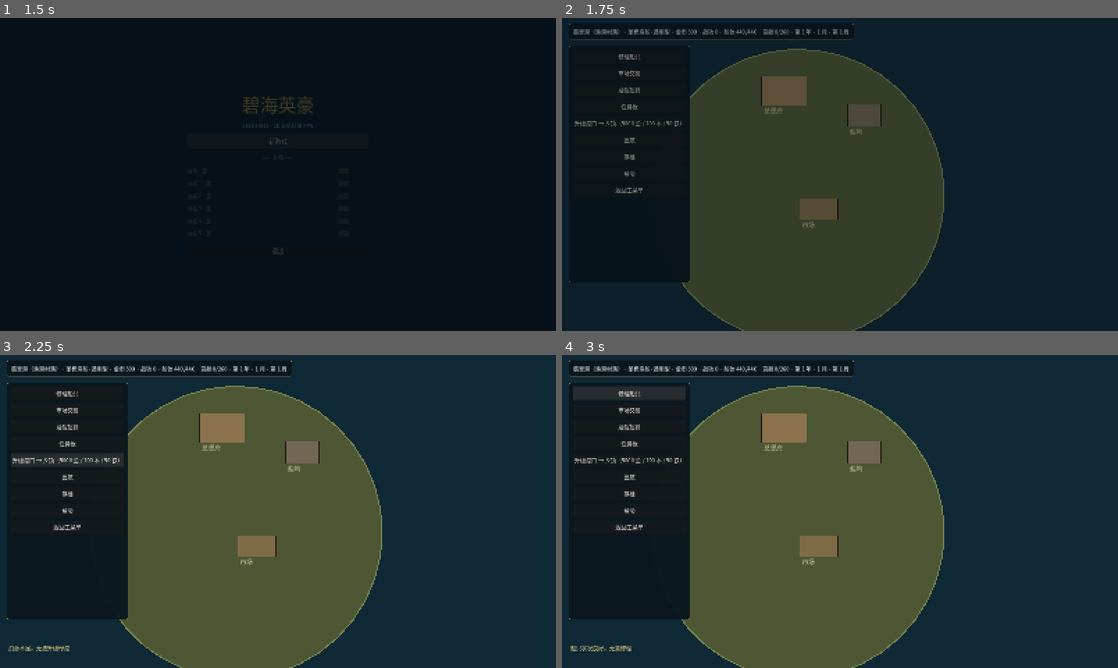
Above: before the commit, frames 1-4 (two rows, left to right).
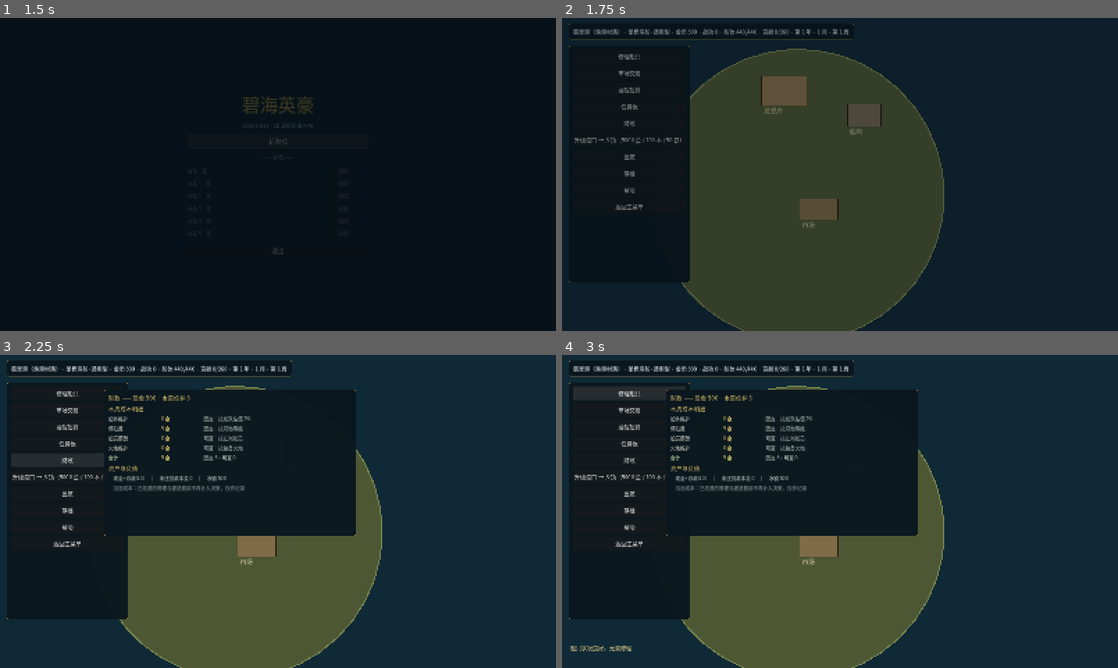
Above: after the commit, the same moments.

Repository: lucifermbbgh/OceanHero
Game: Godot game, scene res://scenes/main.tscn
Two runs of this game, one before a commit and one after it. Both use one fixed random seed, a clock stepped at 60 frames per second and the inputs below.
Inputs (mouse positions are in pixels of both pictures, inside the frame that each line leads up to):
- Up to frame 1 (1.5 s): tap Enter at 0.5 s; move the mouse to (400, 158) at 0.52 s; hold D (steer_right) 0.53-1.25 s; tap B at 0.6 s; click (400, 158) at 0.67 s; tap Space at 0.77 s; click "新游戏" at 1.25 s
- Up to frame 2 (1.75 s): no input
- Up to frame 3 (2.25 s): click (66, 461) at 2 s, where only the run after the commit has a clickable "财政"
- Up to frame 4 (3 s): click "修理船只" at 2.75 s

Frame 1 is identical in both runs. In frame 2, 0.5% of the frame differs, in the area x 2-22%, y 32-62%; in frame 3, 19%, in the area x 1-64%, y 11-95%; in frame 4, 18%.

Commit message:
feat(0.15.0-alpha): 成本结构、规模报酬、投资边际递减
- 周维护费拆分：船体维护 + 停泊费（固定）＋ 船员薪酬 + 火炮维护（可变）
- 新增「财政」页签：四项成本明细、合计、资产/负债、沉没成本说明
- 港口显示规模报酬类型：村落 0.90 递减 / 乡镇 1.00 不变 / 城市 1.15 递增
- 投资折扣改为归一化连续曲线，150,000 处正好 50%（预设上限）
- 投资面板显示当前折扣与边际回报率（%/千金）
- 周结算播报「本周维护 N 金（固定 X / 可变 Y）」
- 版本号 0.15.0-alpha；集成 527 全绿

Diff:
--- a/project.godot
+++ b/project.godot
@@ -15,7 +15,7 @@
 run/main_scene="res://scenes/main.tscn"
 config/features=PackedStringArray("4.7", "GL Compatibility")
 config/icon="res://icon.svg"
-config/version="0.14.0-alpha"
+config/version="0.15.0-alpha"
 [autoload]
 
 EventBus="*res://scripts/core/event_bus.gd"
--- a/scripts/base/base_scene.gd
+++ b/scripts/base/base_scene.gd
@@ -122,6 +122,7 @@
 		_action_button(vb, "交易所", _toggle_exchange)
 	if GameState.home_has("reputation"):
 		_action_button(vb, "声望与战功", _toggle_rep)
+	_action_button(vb, "财政", _toggle_finance)
 	if GameState.home_port_tier >= 3:
 		_action_button(vb, "银行", _toggle_bank)
 		_action_button(vb, "黑市", _toggle_black)
@@ -229,6 +230,22 @@
 	quest_list.add_theme_constant_override("separation", 5)
 	quest_list.custom_minimum_size = Vector2(710, 0)
 	qscroll.add_child(quest_list)
+
+	# 财政面板
+	finance_root = PanelContainer.new()
+	finance_root.position = Vector2(300, 100)
+	finance_root.custom_minimum_size = Vector2(700, 420)
+	finance_root.add_theme_stylebox_override("panel", _panel_style())
+	finance_root.visible = false
+	root.add_child(finance_root)
+	var fscroll := ScrollContainer.new()
+	fscroll.custom_minimum_size = Vector2(670, 390)
+	fscroll.horizontal_scroll_mode = ScrollContainer.SCROLL_MODE_DISABLED
+	finance_root.add_child(fscroll)
+	finance_list = VBoxContainer.new()
+	finance_list.add_theme_constant_override("separation", 6)
+	finance_list.custom_minimum_size = Vector2(650, 0)
+	fscroll.add_child(finance_list)
 
 	# 银行面板
 	bank_root = PanelContainer.new()
@@ -1554,6 +1571,50 @@
 	_rebuild_tavern()
 
 ## 升级按钮文案：满级显示当前等级，否则显示所需资源
+# ---------------- 财政（0.15） ----------------
+
+var finance_root: PanelContainer = null
+var finance_list: VBoxContainer = null
+
+func _toggle_finance() -> void:
+	if finance_root.visible:
+		finance_root.visible = false
+		return
+	_rebuild_finance()
+	finance_root.visible = true
+
+func _rebuild_finance() -> void:
+	for c in finance_list.get_children():
+		c.queue_free()
+	var up: Dictionary = GameState.weekly_upkeep()
+	_yard_title_to(finance_list, "财政 —— 现金 %d · 本周维护 %d" % [GameState.gold, int(up.get("total", 0))])
+	_yard_title_to(finance_list, "本周成本明细")
+	for row in [["船体维护", int(up.get("hull", 0)), "固定 · 按船队估值 2%"],
+			["停泊费", int(up.get("berth", 0)), "固定 · 按母港等级"],
+			["船员薪酬", int(up.get("crew", 0)), "可变 · 按在岗船员"],
+			["火炮维护", int(up.get("cannon", 0)), "可变 · 按装备火炮"]]:
+		var hb := HBoxContainer.new()
+		hb.add_theme_constant_override("separation", 12)
+		finance_list.add_child(hb)
+		hb.add_child(_lbl(String(row[0]), 140))
+		hb.add_child(_lbl("%d 金" % int(row[1]), 110, Color(0.9, 0.82, 0.45)))
+		hb.add_child(_lbl(String(row[2]), 260, Color(0.7, 0.76, 0.72)))
+	var tot := HBoxContainer.new()
+	tot.add_theme_constant_override("separation", 12)
+	finance_list.add_child(tot)
+	tot.add_child(_lbl("合计", 140, Color(0.8, 0.9, 0.7)))
+	tot.add_child(_lbl("%d 金" % int(up.get("total", 0)), 110, Color(0.95, 0.9, 0.5)))
+	tot.add_child(_lbl("固定 %d + 可变 %d" % [int(up.get("fixed", 0)), int(up.get("variable", 0))],
+		260, Color(0.7, 0.76, 0.72)))
+
+	_yard_title_to(finance_list, "资产与负债")
+	var assets := GameState.gold + GameState.bank_deposited()
+	finance_list.add_child(_lbl("　现金+存款 %d　｜　未还贷款本息 %d　｜　净额 %d" % [
+		assets, GameState.loan_exposure(), assets - GameState.loan_exposure()],
+		700, Color(0.78, 0.85, 0.8)))
+	finance_list.add_child(_lbl("　沉没成本：已花费的修理与建造费用不再计入决策，仅作记录",
+		700, Color(0.62, 0.68, 0.66)))
+
 # ---------------- 银行（0.12） ----------------
 
 func _toggle_bank() -> void:
--- a/scripts/core/game_state.gd
+++ b/scripts/core/game_state.gd
@@ -760,6 +760,32 @@
 
 func cargo_free() -> float:
 	return maxf(0.0, float(cargo_capacity()) - cargo_used())
+
+# ---------------- 成本结构（0.15） ----------------
+
+## 每周维护费明细：{hull, berth, crew, cannon, total, fixed, variable}
+func weekly_upkeep() -> Dictionary:
+	var hull := 0
+	for s in ships_owned:
+		var p := 5000.0
+		if s is Resource and s.get("price") != null:
+			p = float(s.get("price"))
+		hull += int(round(p * 0.02))
+	var berth := 0
+	match home_port_tier:
+		1: berth = 5
+		2: berth = 15
+		3: berth = 40
+	var crew := assigned_wages()
+	var cannon := 0
+	for g in gear_owned:
+		var gd: Resource = DataRegistry.get_gear(g)
+		if gd != null and String(gd.get("slot")) == "cannon":
+			cannon += 8
+	var fixed := hull + berth
+	var variable := crew + cannon
+	return {"hull": hull, "berth": berth, "crew": crew, "cannon": cannon,
+		"fixed": fixed, "variable": variable, "total": fixed + variable}
 
 # ---------------- 价格漂移与市场事件（0.13） ----------------
 
@@ -1251,8 +1277,19 @@
 			lv = i + 1
 	return clampi(lv, 1, 5)
 
+## 投资折扣：连续曲线，150,000 处达到上限 50%
+const INVEST_CAP := 150000.0
+const INVEST_K := 1.6
+const INVEST_MAX_DISCOUNT := 50.0
+
 func island_discount(key: String) -> int:
-	return int(ISLAND_DISCOUNTS[island_level(key) - 1])
+	var invested := float(int(island_investment.get(key, 0)))
+	return int(round(EconMath.diminishing_discount(invested, INVEST_CAP, INVEST_MAX_DISCOUNT, INVEST_K)))
+
+## 边际回报（百分比/千金）
+func island_marginal_discount(key: String) -> float:
+	var invested := float(int(island_investment.get(key, 0)))
+	return EconMath.marginal_discount(invested, INVEST_CAP, INVEST_MAX_DISCOUNT, INVEST_K, 1000.0)
 
 func island_next_threshold(key: String) -> int:
 	var lv := island_level(key)
--- a/scripts/sea/sea_scene.gd
+++ b/scripts/sea/sea_scene.gd
@@ -511,12 +511,19 @@
 	var invested := GameState.island_invested(ikey)
 	var next_need := GameState.island_next_threshold(ikey)
 	var prog = GameState.island_upgrade_progress(ikey)
-	var inv_line := "投资 Lv%d · %d / %d · 买入折扣 %d%%" % [lv, invested, next_need, disc]
+	var marg_d: float = GameState.island_marginal_discount(ikey)
+	var inv_line := "投资 %d / %d · 买入折扣 %d%%（边际 +%.2f%%/千金）" % [
+		invested, next_need, disc, marg_d]
 	if prog != null:
 		inv_line += "　｜　升格进度：还差 %d 周 / 共 %d 周" % [int(prog.total) - int(prog.elapsed), int(prog.total)]
 	elif tier >= 3:
 		inv_line += "　｜　已为最高等级（分红中）"
-	port_list.add_child(_p_lbl("　" + inv_line, 640, Color(0.85, 0.8, 0.55)))
+	port_list.add_child(_p_lbl("　" + inv_line, 700, Color(0.85, 0.8, 0.55)))
+	var exp_by_tier := {1: 0.90, 2: 1.00, 3: 1.15}
+	var exp_v := float(exp_by_tier.get(tier, 1.0))
+	var scale_txt := "递增" if exp_v > 1.001 else ("递减" if exp_v < 0.999 else "不变")
+	port_list.add_child(_p_lbl("　规模报酬：%s（指数 %.2f）" % [scale_txt, exp_v], 700,
+		Color(0.72, 0.82, 0.78)))
 	var inv_hb := HBoxContainer.new()
 	inv_hb.add_theme_constant_override("separation", 8)
 	port_list.add_child(inv_hb)
--- a/scripts/systems/econ_math.gd
+++ b/scripts/systems/econ_math.gd
@@ -48,6 +48,25 @@
 		return {"count": 0, "total": 0, "reason": "unprofitable"}
 	return {"count": can, "total": per * can, "reason": "ok"}
 
+## 规模报酬：投入 volume 后的产出倍率
+static func scale_return(volume: float, exponent: float) -> float:
+	return pow(maxf(0.0, volume), exponent)
+
+## 投资折扣曲线：在 cap 投资额处达到 max_discount，之后不再增加
+static func diminishing_discount(invested: float, cap: float, max_discount: float, k: float) -> float:
+	if invested <= 0.0:
+		return 0.0
+	var x := clampf(invested / maxf(1.0, cap), 0.0, 1.0)
+	var denom := 1.0 - exp(-k)
+	if denom <= 0.0:
+		return 0.0
+	return max_discount * (1.0 - exp(-k * x)) / denom
+
+## 边际回报：再多投 step 金带来的折扣增量（百分点）
+static func marginal_discount(invested: float, cap: float, max_discount: float, k: float,
+		step: float = 1000.0) -> float:
+	return diminishing_discount(invested + step, cap, max_discount, k) - diminishing_discount(invested, cap, max_discount, k)
+
 ## 涨价幅度（正数=涨）
 static func change_pct(old_value: float, new_value: float) -> float:
 	if is_zero_approx(old_value):
--- a/scripts/systems/world_tick.gd
+++ b/scripts/systems/world_tick.gd
@@ -102,6 +102,9 @@
 			GameState.set_stock(pid, cid, MRes.weekly_regen(stock, max_stock))
 
 func _tick_crew_wages() -> void:
+	var upkeep: Dictionary = GameState.weekly_upkeep()
+	EventBus.ticker.emit("本周维护 %d 金（固定 %d / 可变 %d）" % [
+		int(upkeep.get("total", 0)), int(upkeep.get("fixed", 0)), int(upkeep.get("variable", 0))])
 	var due: int = GameState.assigned_wages()
 	if due <= 0:
 		return
--- a/tests/integration/run.gd
+++ b/tests/integration/run.gd
@@ -27,6 +27,7 @@
 	await _test_exchange()
 	await _test_cross_port()
 	await _test_quest_board()
+	await _test_cost_scale_v015()
 	await _test_decision_aid_v014()
 	await _test_market_ui_v0131()
 	await _test_price_engine_v013()
@@ -633,6 +634,45 @@
 	for i in range(n):
 		await get_tree().physics_frame
 
+# ---------------- 成本与规模（0.15.0） ----------------
+func _test_cost_scale_v015() -> void:
+	print("\n[成本与规模]")
+	var em = load("res://scripts/systems/econ_math.gd")
+	# 规模报酬
+	_ok(is_equal_approx(em.scale_return(2.0, 1.0), 2.0), "指数 1 为不变")
+	_ok(em.scale_return(2.0, 1.15) > 2.0, "指数 >1 为递增")
+	_ok(em.scale_return(2.0, 0.90) < 2.0, "指数 <1 为递减")
+
+	# 投资曲线：150,000 处达到 50%
+	var d0: float = em.diminishing_discount(0.0, 150000.0, 50.0, 1.6)
+	var d_full: float = em.diminishing_discount(150000.0, 150000.0, 50.0, 1.6)
+	var d_mid: float = em.diminishing_discount(60000.0, 150000.0, 50.0, 1.6)
+	_ok(is_equal_approx(d0, 0.0), "未投资无折扣")
+	_ok(absf(d_full - 50.0) < 0.01, "15 万达到上限 50%", "%.2f" % d_full)
+	_ok(d_mid > 10.0 and d_mid < 40.0, "6 万处于中段", "%.1f" % d_mid)
+	_ok(d_full > d_mid, "投得越多折扣越高")
+	# 边际递减
+	var m1: float = em.marginal_discount(5000.0, 150000.0, 50.0, 1.6, 1000.0)
+	var m2: float = em.marginal_discount(100000.0, 150000.0, 50.0, 1.6, 1000.0)
+	_ok(m1 > m2, "边际回报递减", "%.3f > %.3f" % [m1, m2])
+
+	# 成本结构
+	GameState.reset_new_game()
+	var up: Dictionary = GameState.weekly_upkeep()
+	_ok(int(up.get("total", -1)) >= 0, "有维护费")
+	_ok(int(up.get("fixed", 0)) + int(up.get("variable", 0)) == int(up.get("total", 0)),
+		"固定 + 可变 = 合计")
+	_ok(int(up.get("berth", 0)) == 5, "村落停泊费 5", str(up.get("berth", 0)))
+	GameState.home_port_tier = 3
+	var up3: Dictionary = GameState.weekly_upkeep()
+	_ok(int(up3.get("berth", 0)) == 40, "城市停泊费 40", str(up3.get("berth", 0)))
+
+	# 投资折扣接入 GameState
+	GameState.reset_new_game()
+	GameState.island_investment["t_island"] = 150000
+	_ok(GameState.island_discount("t_island") == 50, "满投资折扣 50",
+		str(GameState.island_discount("t_island")))
+
 # ---------------- 决策辅助（0.14.0） ----------------
 func _test_decision_aid_v014() -> void:
 	print("\n[决策辅助]")
@@ -965,7 +1005,8 @@
 	_ok(GameState.island_discount(key) == 0, "Lv1 无折扣")
 	_ok(GameState.invest_island(key, 5000), "可以注资")
 	_ok(GameState.island_level(key) == 2, "注资 5000 升到 Lv2")
-	_ok(GameState.island_discount(key) == 10, "Lv2 折扣 10%")
+	var d2 := GameState.island_discount(key)
+	_ok(d2 > 0 and d2 < 10, "Lv2 折扣按曲线（0~10%）", str(d2))
 	GameState.invest_island(key, 15000)
 	_ok(GameState.island_level(key) == 3, "累计 20000 到 Lv3")
 	GameState.invest_island(key, 130000)
Not shown, changed: docs/版本文档/0.15.0-alpha-升级说明.md
Not shown, changed: docs/版本文档/变更记录.md
Not shown, changed: docs/版本文档/版本规划.md
